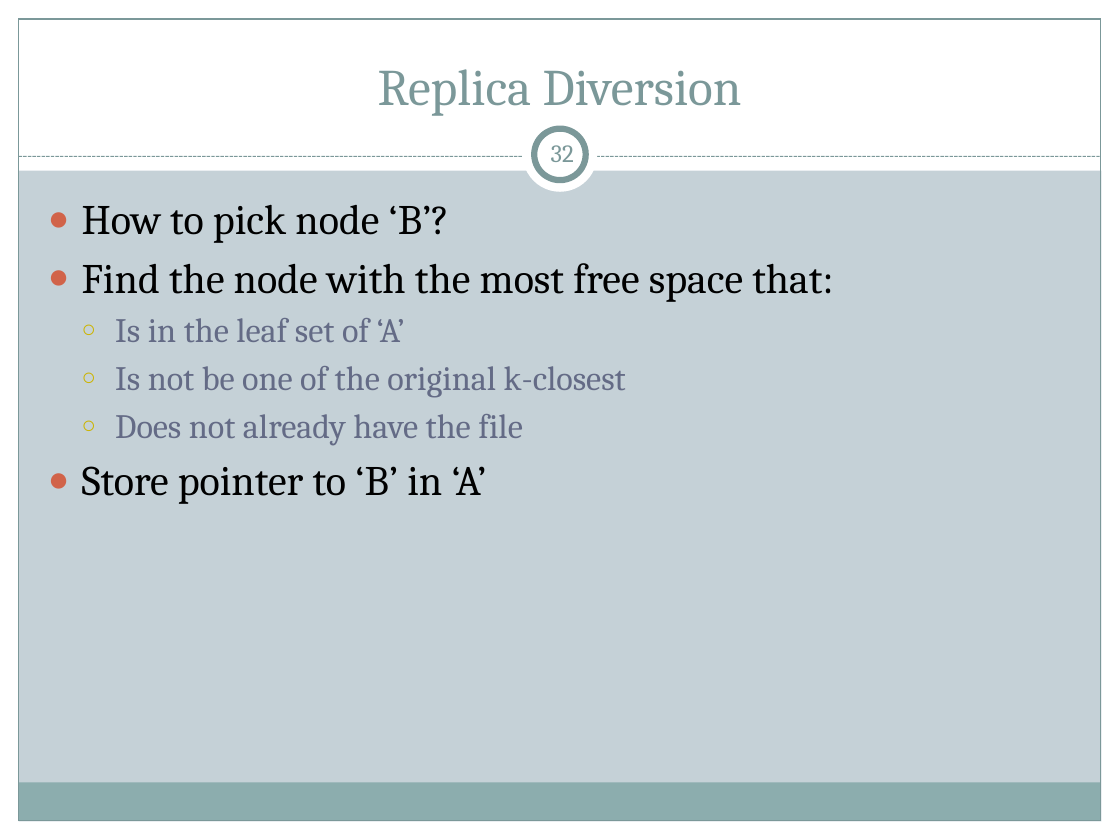
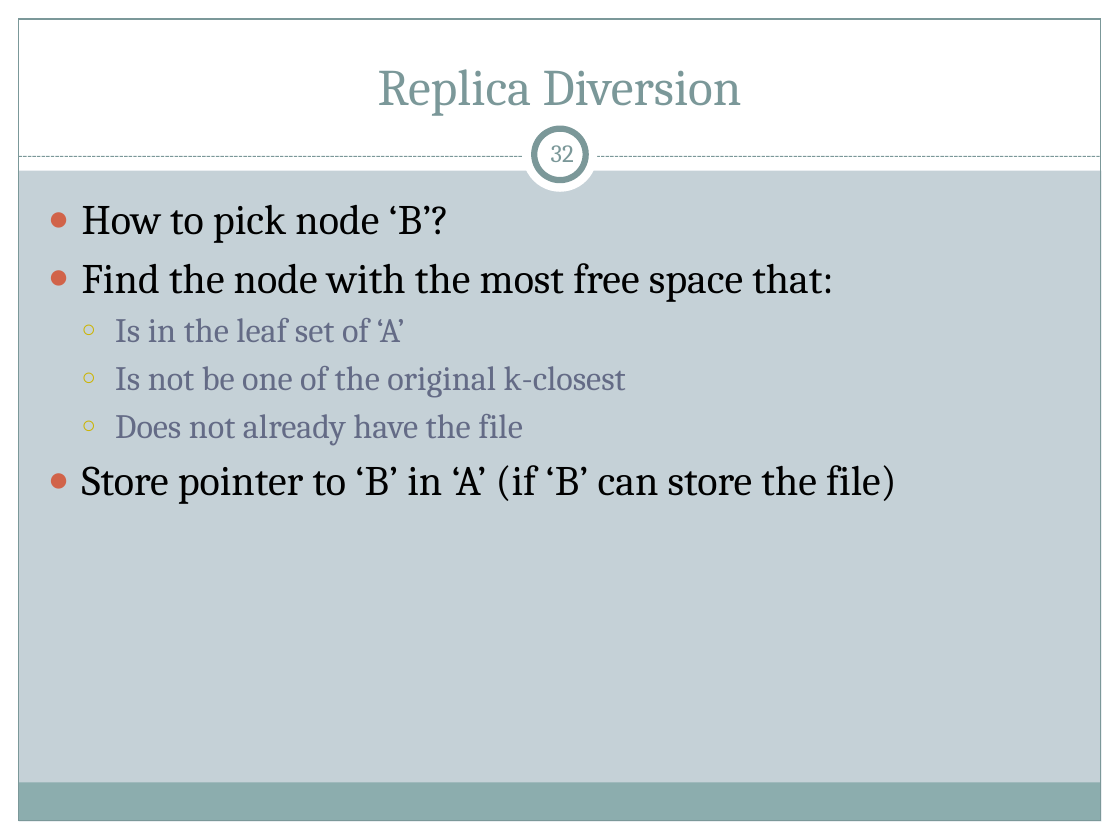
Before and after one commit to cs525-koala/documents, a slide deck: slide 32 of p2p/P2P Apps.pptx. Drawn at 1120x840 pixels with LibreOffice and Linux fonts; fonts in the diff are those of the drawing. Boxes give left, top, right and bottom in pixels: in the first picture for what was removed or moved away, otherwise in the second. Text is boxed around its words. In the diff, an @@ line names an element or a change of style, - is before the commit and + after.

```diff
--- a/p2p/P2P Apps.pptx
+++ b/p2p/P2P Apps.pptx
@@ text at box(82, 465, 897, 504): text changed @@
-● Store pointer to ‘B’ in ‘A’
+● Store pointer to ‘B’ in ‘A’ (if ‘B’ can store the file)
```
Also in this commit, not shown: 1 other slide changed.
